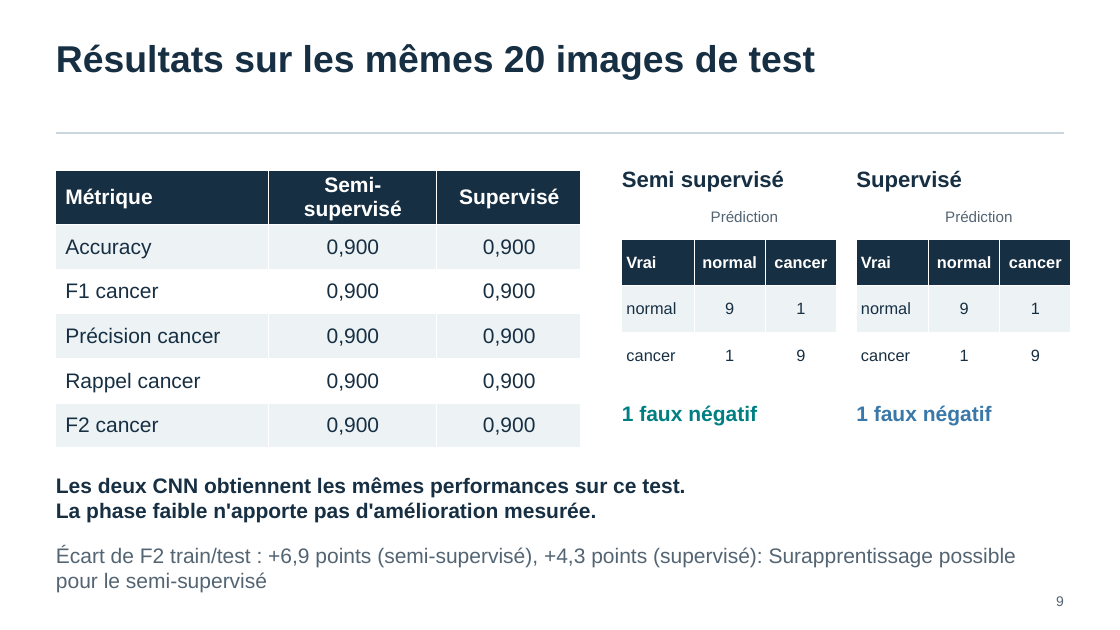
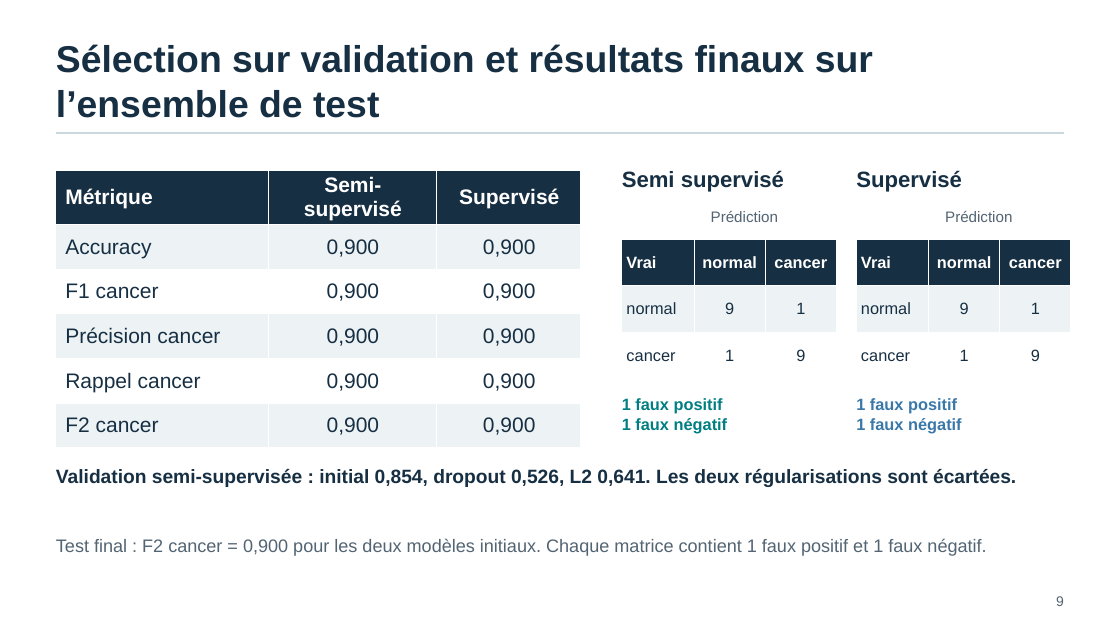
Before and after one commit to Lockeff/Labellisez-et-appliquez-des-approches-semi-supervis-es-en-traitement-d-images, a slide deck: slide 9 of Labellisez et appliquez des approches semi-supervisées en traitement d'images_Ronan_Menguy/Ronan_Menguy_1_Presentation_092026.pptx. Drawn at 1120x630 pixels with LibreOffice and Linux fonts; fonts in the diff are those of the drawing. Boxes give left, top, right and bottom in pixels: in the first picture for what was removed or moved away, otherwise in the second. Text is boxed around its words. In the diff, an @@ line names an element or a change of style, - is before the commit and + after.

```diff
--- a/Labellisez et appliquez des approches semi-supervisées en traitement d'images_Ronan_Menguy/Ronan_Menguy_1_Presentation_092026.pptx
+++ b/Labellisez et appliquez des approches semi-supervisées en traitement d'images_Ronan_Menguy/Ronan_Menguy_1_Presentation_092026.pptx
@@ text at [56,44,873,118]: text changed @@
-Résultats sur les mêmes 20 images de test
+Sélection sur validation et résultats finaux sur l’ensemble de test
@@ text at [622,398,723,414]: paragraph added @@
+1 faux positif
@@ text at [622,418,728,434]: size 18 to 14 pt in "1 faux négatif" @@
@@ text at [856,398,957,414]: paragraph added @@
+1 faux positif
@@ text at [856,418,962,434]: size 18 to 14 pt in "1 faux négatif" @@
@@ text at [56,469,1016,487]: text changed; size 18 to 16.5 pt @@
-Les deux CNN obtiennent les mêmes performances sur ce test.
-La phase faible n'apporte pas d'amélioration mesurée.
+Validation semi-supervisée : initial 0,854, dropout 0,526, L2 0,641. Les deux régularisations sont écartées.
@@ text at [56,538,986,556]: text changed; size 18 to 15.5 pt @@
-Écart de F2 train/test : +6,9 points (semi-supervisé), +4,3 points (supervisé): Surapprentissage possible pour le semi-supervisé
+Test final : F2 cancer = 0,900 pour les deux modèles initiaux. Chaque matrice contient 1 faux positif et 1 faux négatif.
```
Also in this commit, not shown: 4 other slides changed, 29 other files.
